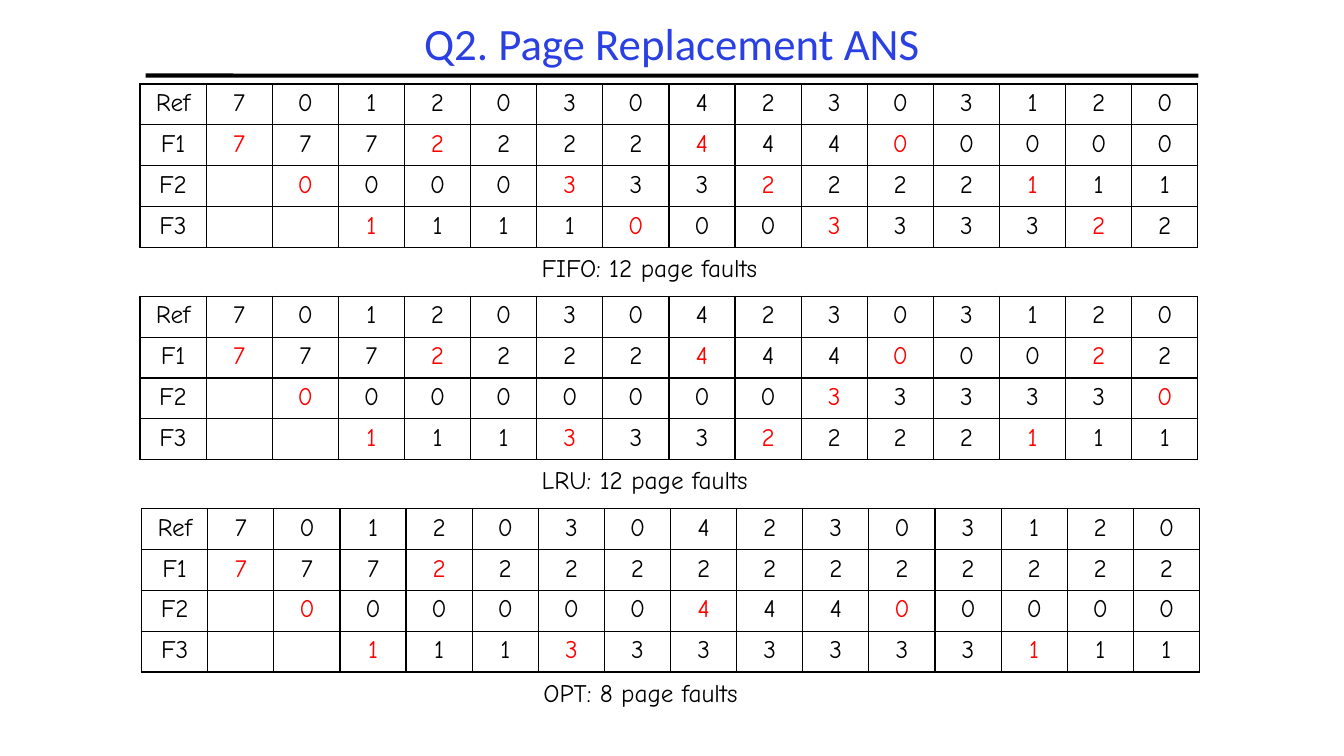
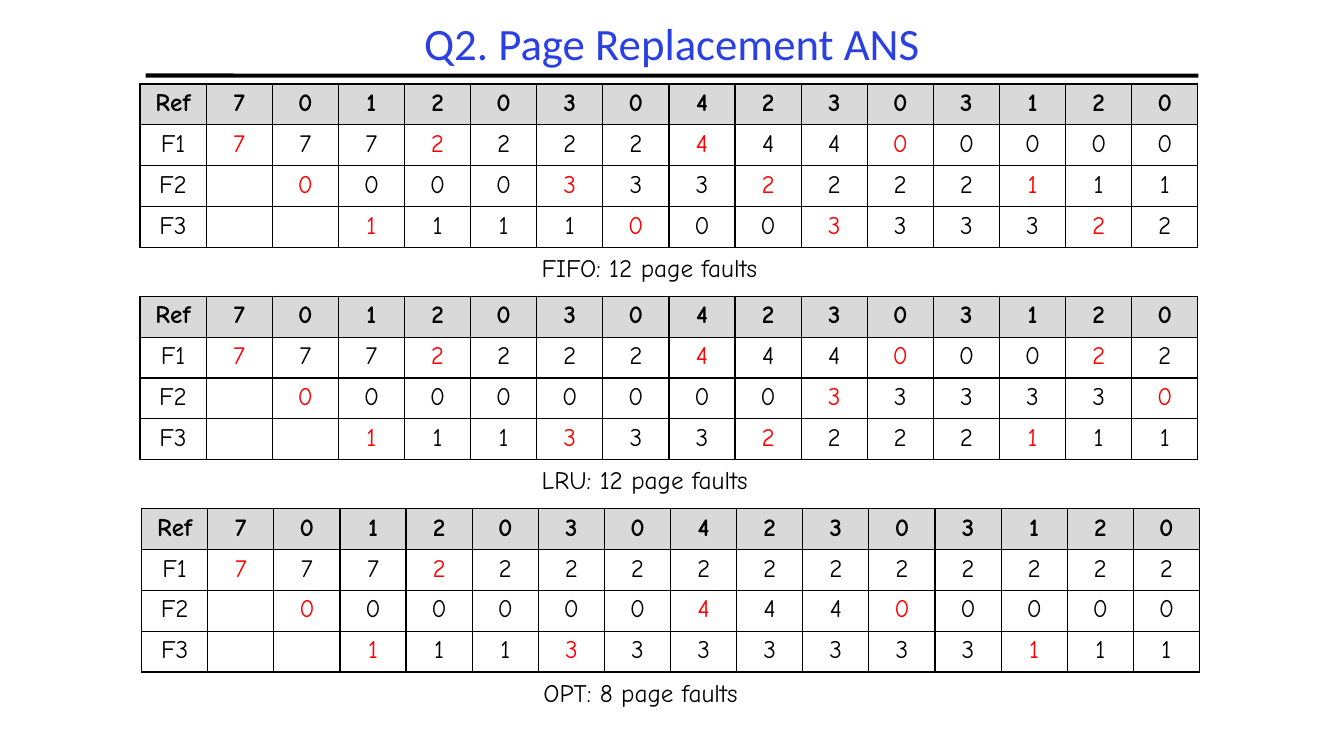
Before and after one commit to guhofstra/CSC256Fa25, a slide deck: slide 7 of PPTs/L8-Exercises ANS.pptx. Drawn at 1344x756 pixels with LibreOffice and Linux fonts; fonts in the diff are those of the drawing. Boxes give left, top, right and bottom in pixels: in the first picture for what was removed or moved away, otherwise in the second. Text is boxed around its words. In the diff, an @@ line names an element or a change of style, - is before the commit and + after.

```diff
--- a/PPTs/L8-Exercises ANS.pptx
+++ b/PPTs/L8-Exercises ANS.pptx
@@ table at (140, 84, 1205, 247) @@
@@ fill none to #D9D9D9 in row 1 @@
@@ table at (140, 296, 1205, 460) @@
@@ fill none to #D9D9D9 in row 1 @@
@@ table at (141, 508, 1206, 671) @@
@@ fill none to #D9D9D9 in row 1 @@
```
Also in this commit, not shown: 3 other slides changed, 3 other files.
